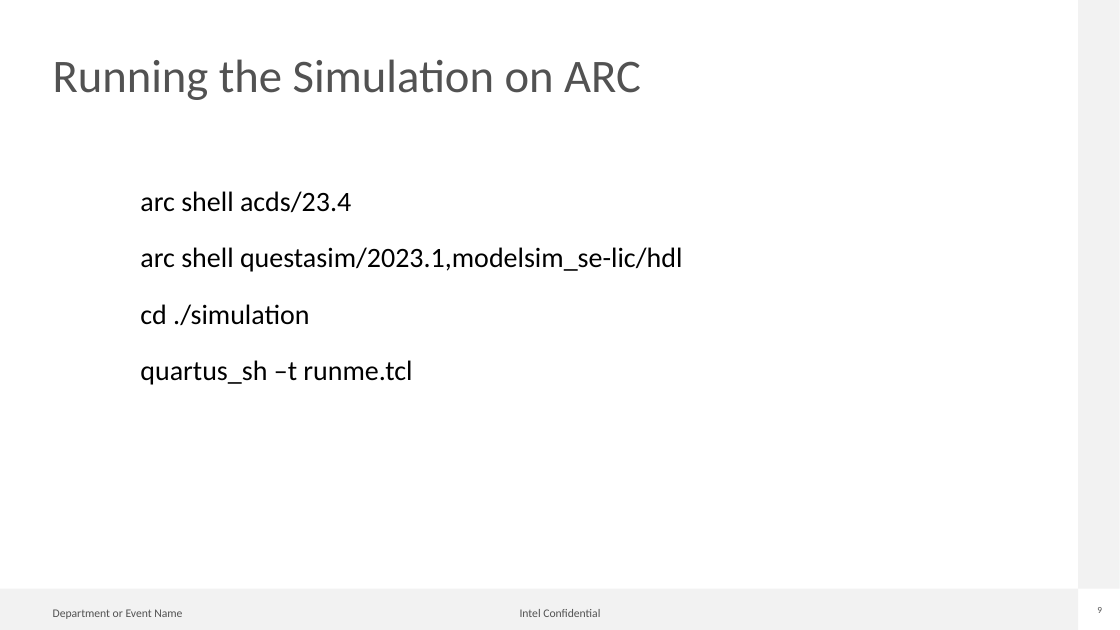
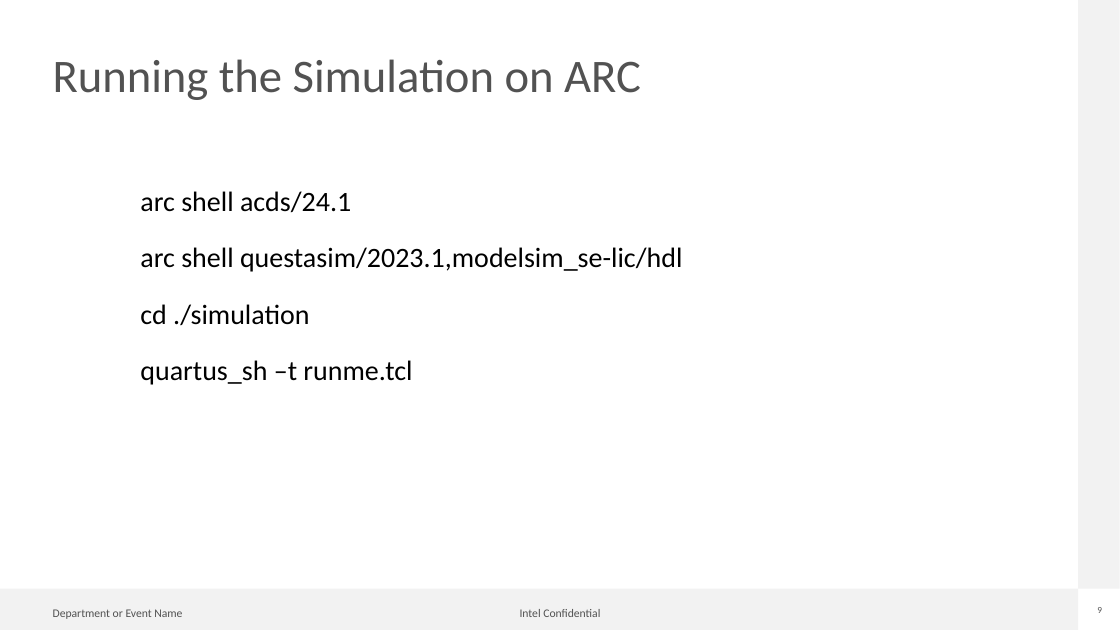
Before and after one commit to kevweldon/HBM2e_AXI_BFM_Simulation, a slide deck: slide 9 of HBM2e Simulation Using an AXI BFM.pptx. Drawn at 1120x630 pixels with LibreOffice and Linux fonts; fonts in the diff are those of the drawing; background and template pictures are left out. Boxes give left, top, right and bottom in pixels: in the first picture for what was removed or moved away, otherwise in the second. Text is boxed around its words. In the diff, an @@ line names an element or a change of style, - is before the commit and + after.

```diff
--- a/HBM2e Simulation Using an AXI BFM.pptx
+++ b/HBM2e Simulation Using an AXI BFM.pptx
@@ text at (140,191,351,213): text changed @@
-arc shell acds/23.4
+arc shell acds/24.1
```
Also in this commit, not shown: 1 other slide changed, 8 other files.
